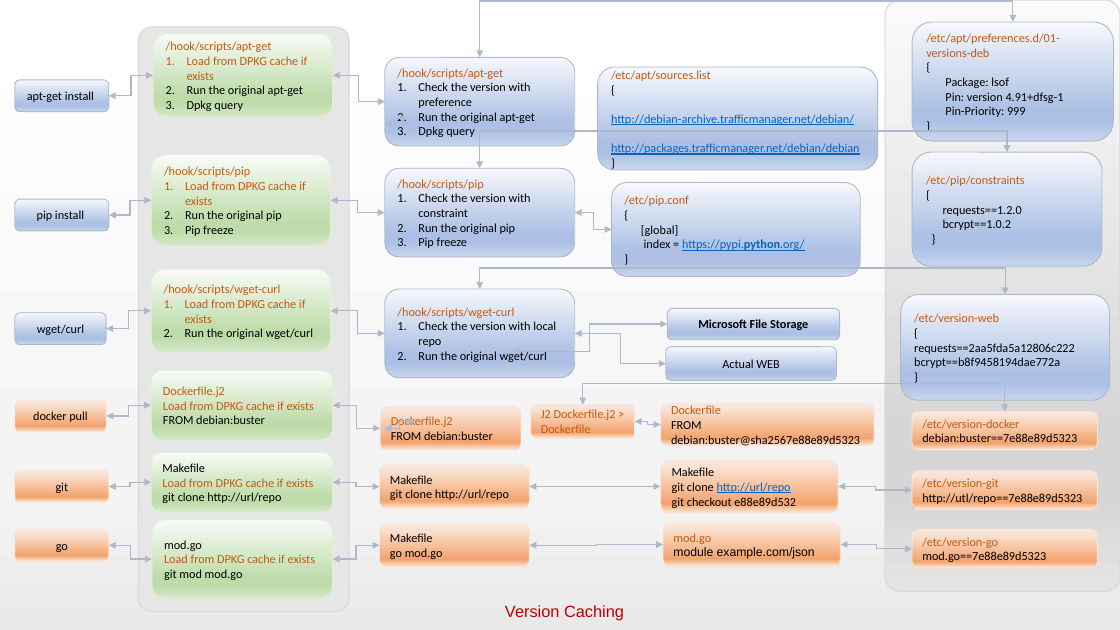
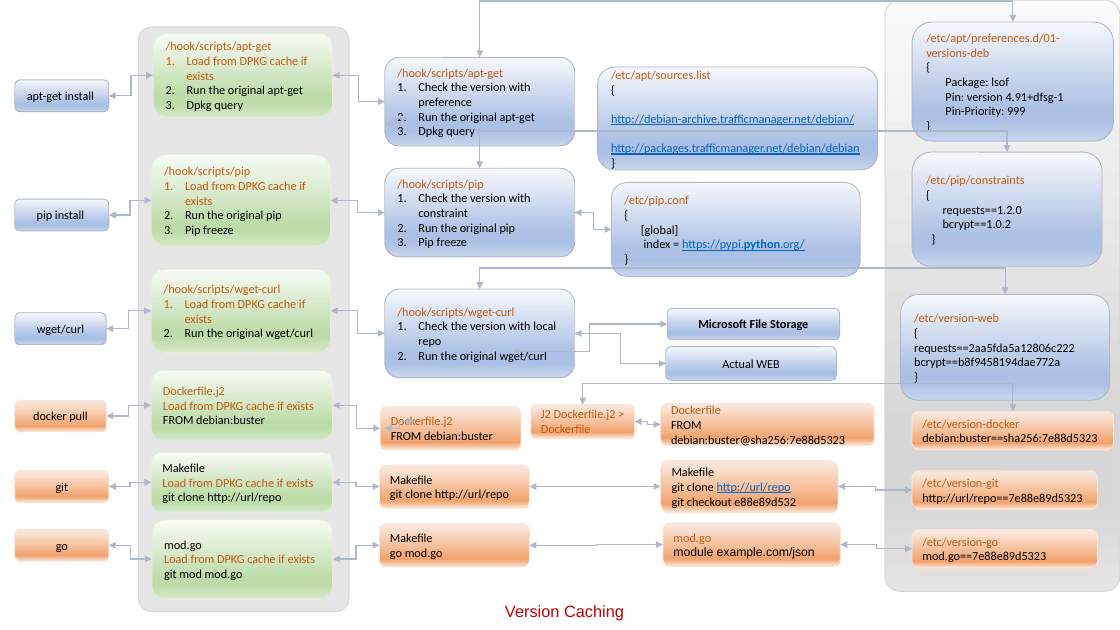
Before and after one commit to Kalimuthu-Velappan/SONIC-DOCS, a slide deck: slide 3 of system/build/images.pptx. Drawn at 1120x630 pixels with LibreOffice and Linux fonts; fonts in the diff are those of the drawing. Boxes give left, top, right and bottom in pixels: in the first picture for what was removed or moved away, otherwise in the second. Text is boxed around its words. In the diff, an @@ line names an element or a change of style, - is before the commit and + after.

```diff
--- a/system/build/images.pptx
+++ b/system/build/images.pptx
@@ background gradient #FFFFFF to #F4F4F4 to #E9E9E9 to #FFFFFF @@
@@ elbow double arrow moved from (583, 405) - (1005, 412) to (583, 405) - (1013, 412) @@
@@ rounded rectangle "/etc/version-docker": place and size @@
-rounded rectangle "/etc/version-docker" at box(912, 412, 1098, 450)
+rounded rectangle "/etc/version-docker" at box(912, 412, 1114, 450)
@@ text in rounded rectangle at box(671, 421, 845, 447): text changed @@
-FROM debian:buster@sha2567e88e89d5323
+FROM debian:buster@sha256:7e88d5323
@@ text in rounded rectangle at box(922, 433, 1097, 442): text changed @@
-debian:buster==7e88e89d5323
+debian:buster==sha256:7e88d5323
@@ text in rounded rectangle at box(922, 493, 1082, 504): text changed @@
-http://utl/repo==7e88e89d5323
+http://url/repo==7e88e89d5323
```
Also in this commit, not shown: 14 other slides changed, 15 other files.
